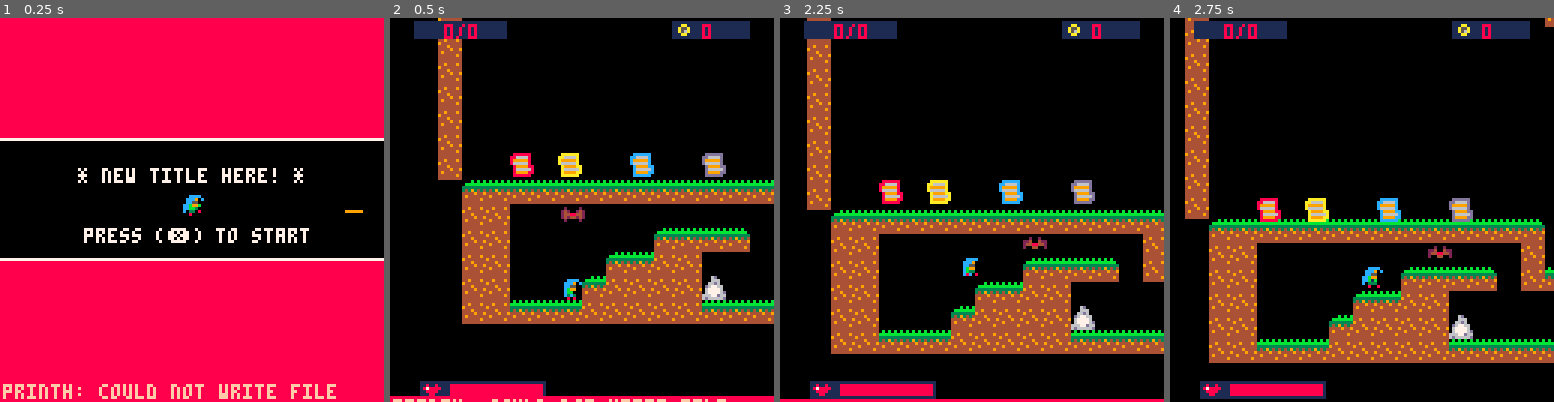
Above: before the commit, frames 1-4 (left to right).
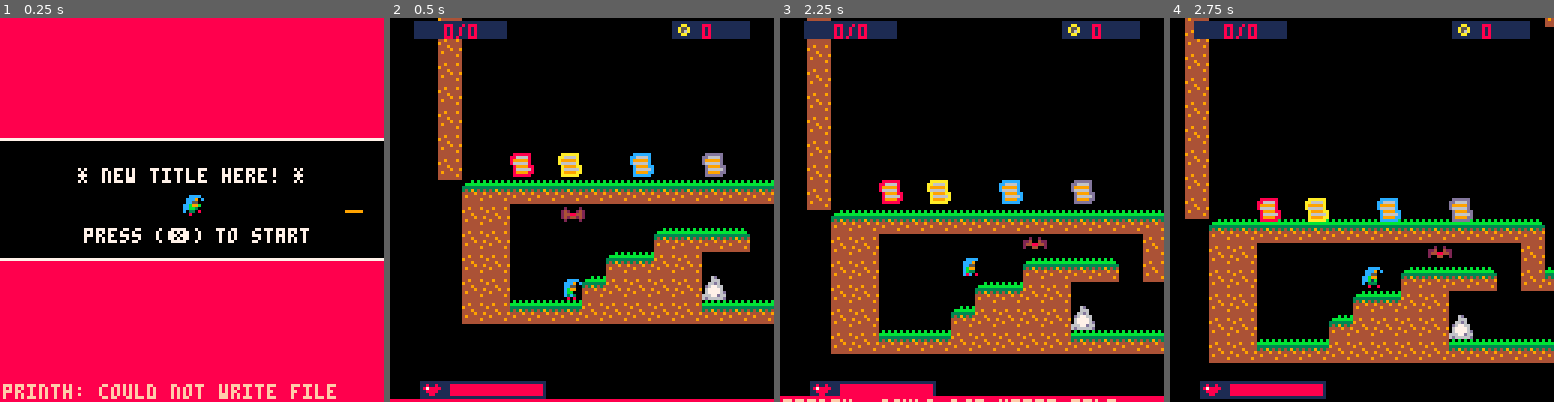
Above: after the commit, the same moments.

Repository: Mizar01/last_spellcaster
Game: PICO-8 cartridge microvania.p8
Same seed, same stepped clock (60 frames per second), same inputs: the game is played once before the commit and once after it.
Inputs:
- Up to frame 1 (0.25 s): no input
- Up to frame 2 (0.5 s): tap X (X key) at 0.33 s
- Up to frame 3 (2.25 s): tap O (Z key) at 0.7, 1.7, 2.1 s; tap X (X key) at 1.07, 1.85 s; hold Right 1.6-2.1 s; hold Up from 2.15 s (still down)
- Up to frame 4 (2.75 s): release Up at 2.42 s; hold Right from 2.47 s (still down); tap O (Z key) at 2.5 s

Frame 1 is identical in both runs. In frame 2, 1.1% of the frame differs, in the area x 0-100%, y 98-100%; in frame 3, 1.1%; in frame 4, nothing differs.

Commit message:
major string serializing refactor WIP

Diff:
--- a/game/common.lua
+++ b/game/common.lua
@@ -228,16 +228,19 @@
 end
 
 -- Used to add properties to an existing key-value table from a string in the format "key=value; or separate by new lines"
--- supports only primitive types and booleans, no nested tables, no hybrid tables (with keys or indexes)
--- other special supports:
+-- supports only primitive types and booleans and nested similar tables, no hybrid tables (with keys or indexes)
+-- PARAMS: t (the array to fill or override), s (the string to parse, in the format "key=value\nkey2=value2\n...")
+-- special supports:
 --   c_timer objects are serialized as _t1_<maxtime> for non-looping timers
 --   c_timer objects are serialized as _t2_<maxtime> for looping timers
 --   references to other keys in the same table are serialized as _k_<keyname>
 --   empty tables are serialized as {}
+--   a sub table are serialized as _tbl_{another dstar string} (NOTE: for now only one line reading is supported)
 --   *n where n is a number from 1 to 9 are replaced with the corresponding value from an indexed array_vals
 --     (this is useful to pass dynamic values for some keys)
--- t (the array to fill or override), s (the string to parse, in the format "key=value\nkey2=value2\n...")
 function dstar(t, s, arr_vals)
+    flog("--------------------------------DSTAR START--------------------------------")
+    -- if (#t == 0) then flog("**************************") end
     if (arr_vals ~= nil) then
         s = arr_eval(s, arr_vals)
     end
@@ -245,9 +248,17 @@
     s = repl_char(s,"\r",";")
     s = repl_char(s," ","")
     s = repl_char(s,"\t","")
+    local index = 1 -- used if we are creating indexed arrays
     for token in all(split(s,";")) do
         if (token != "") then
             local k, v = split(token, "=")[1], split(token, "=")[2]
+            -- flog("dstar - before: "..k.."->"..tostr(v))
+            if (v == nil) then
+                -- indexed array
+                v = k
+                k = index
+                index += 1
+            end
             if (v == "nil") then t[k] = nil
             elseif (v == "true") then t[k] = true
             elseif (v == "false") then t[k] = false
@@ -256,11 +267,17 @@
             elseif (sub(v,1,4) == "_t2_") then t[k] = c_timer.new(tonum(sub(v,5), true))
             elseif (sub(v,1,3) == "_k_") then t[k] = t[sub(v,4)]
             elseif (sub(v,1,2) == "{}") then t[k] = {}
+            elseif (sub(v,1,5) == "_tbl_") then
+                t[k] = {}
+                dstar(t[k], sub(v,6))
             else t[k] = v end
-            flog("dstar: "..k.."->"..tostr(t[k]))
-        end
-    end
-end
+            flog("dstar after: "..k.."->"..tostr(t[k]))
+        end
+    end
+    return t
+end
+
+function dstarc(s) return dstar({}, s) end
 
 function repl_char(s,c1,c2)
 	local s2 = ""
--- a/game/config.lua
+++ b/game/config.lua
@@ -52,36 +52,5 @@
     },
 }
 
-
-stage_config = {
-    build_stage_config_item("hello pris... ehm subject n.6", 13, "grass", 0),
-    build_stage_config_item("we do this for you", 6, "metal", 15),
-    build_stage_config_item("time to breath fresh air", 0, "grass", 15),
-    build_stage_config_item("portals are funny, isn't it?", 6, "grass", 20),
-    build_stage_config_item("do not fear cutie dogs", 0, "sand", 20),
-}
-
-local fn_inc_healt = function() player.max_life = flr(player.max_life * 1.10 + 0.5) end
-shop_items = {
-    -- build_shop_item(name, desc1, desc2, price, enable_after_stage, reusable, fn)
-    build_shop_item("tasty chicken", "+5 health", "", 10, 1, true, function() player:increase_life(5) end),
-    build_shop_item("pizza with salami", "+7 health", "", 20, 1, true, function() player:increase_life(7) end),
-    build_shop_item("dna mod #1", "+10% max health", "", 55, 1, false, fn_inc_healt),
-    build_shop_item("dna mod #2", "+10% max health", "", 75, 5, false, fn_inc_healt),
-    build_shop_item("dna mod #3", "+10% max health", "", 95, 8, false, fn_inc_healt),
-    build_shop_item("dna mod #3", "+10% max health", "", 115, 10, false, fn_inc_healt),
-    build_shop_item("haste", "+25% speed", "", 60, 3, false, function() player.max_speed *= 1.25 end),
-    build_shop_item("super haste", "+25% speed", "", 120, 7, false, function() player.max_speed *= 1.25 end),
-    build_shop_item("greed chip #1", "+1 coin*every gem taken", "i can understand*your needs", 100, 3, false, function() player.coin_inc += 1 end),
-    build_shop_item("greed chip #2", "+2 coin*every gem taken", "maybe you can buy*a house someday", 150, 7, false, function() player.coin_inc += 1 end),
-    build_shop_item("stinky socks", "dogs are reluctant*to hunt you", "slows down dogs*hunting you", 110, 5, false, function() player.stinky_socks = true end),
-    -- build_shop_item("interests", "+20% coins after*every stage end", "", 50, 1, false, function()
-    --     add(player.permanent_upgrades.after_stage, function()
-    --         local inc = flr(player.coins * 0.02)
-    --         player.coins += inc
-    --     end)
-    -- end),
-}
-
 -- 1 max dead per stage
 dead_messages = {}
--- a/game/enemies.lua
+++ b/game/enemies.lua
@@ -87,12 +87,12 @@
 c_bat = {
     new = function(x, y, horizontal, parent_mgr)
         local l = c_enemy.new("bat", x, y, 0.3, parent_mgr)
-        l.spr = {
-			idle = {sprites = { 128, 129 }, fps = 4, loop = true },
-			flip_x = false,
-			flip_y = false,
-			frame = 0,
-		}
+        l.spr.idle = {sprites = { 128, 129 }, fps = 4, loop = true }
+        dstar(l.spr, [[
+			flip_x = false
+			flip_y = false
+			frame = 0
+		]])
         dstar(l.hitbox, "x = 2; y = 2; x2 = 5; y2 = 5")
         dstar(l, [[
             horizontal = *1
@@ -111,17 +111,26 @@
 }
 clsinh(c_bat, c_enemy)
 
+flog("just before c_walk_en")
 c_walk_en = {
-    new = function(x, y, spidle, sprun, parent_mgr)
-        local l = c_enemy.new("dog", x, y, 1.5, parent_mgr)
-        l.spr = {
-            idle = { sprites = spidle, fps = 2,  loop = true },
-            run = { sprites = sprun, fps = 4, loop = true },
-            flip_x = false,
-            flip_y = false,
-            frame = 0,
-        }
-        l.speed = player.stinky_socks and 0.2 or 0.4
+    idlespmap = dstarc([[
+        dog = _tab_144;145
+        spider = _tab_160;161
+    ]]),
+    runspmap = dstarc([[
+        dog = _tab_146;147
+        spider = _tab_162;163
+    ]]),
+    new = function(x, y, name)
+        local l = c_enemy.new(name, x, y, 1.5, game.mgr.enemy_mgr)
+        l.spr.idle = { sprites = c_walk_en.idlespmap[name], fps = 2,  loop = true }
+        l.spr.run = { sprites = c_walk_en.runspmap[name], fps = 4, loop = true }
+        dstar(l.spr, [[
+            flip_x = false
+            flip_y = false
+            frame = 0
+            speed = 0.4
+        ]])
         dstar(l.hitbox, "x = 0; y = 3; x2 = 7; y2 = 7")
         dstar(l.hitbox_orig, "x = 0; y = 3; x2 = 7; y2 = 7") -- immutable
         l.basex = x
@@ -165,22 +174,7 @@
     end,
 }
 clsinh(c_walk_en, c_enemy)
-
-c_dog = {
-    new = function(x, y, parent_mgr)
-        local l = c_walk_en.new(x, y, {144,145}, {146,147}, parent_mgr)
-        return sm(l, c_dog)
-    end,
-}
-clsinh(c_dog, c_walk_en)
-
-c_spider = {
-    new = function(x, y, parent_mgr)
-        local l = c_walk_en.new(x, y, {160,161}, {162,163}, parent_mgr)
-        return sm(l, c_spider)
-    end,
-}
-clsinh(c_spider, c_walk_en)
+flog("just after c_walk_en")
 
 c_vine = {
     new = function(x, y, parent_mgr)
--- a/game/main.lua
+++ b/game/main.lua
@@ -1,7 +1,17 @@
+-- other dinamic game config before start
+stage_config = {
+    build_stage_config_item("hello pris... ehm subject n.6", 13, "grass", 0),
+}
+
+shop_items = {
+    -- build_shop_item(name, desc1, desc2, price, enable_after_stage, reusable, fn)
+    build_shop_item("tasty chicken", "+5 health", "", 10, 1, true, function() player:increase_life(5) end),
+}
+
+
 function _init()
     flog("\n\n\n\n----------- Game started "..datetime_str().." -----------")
     game = c_game.new()
-    --game:restart()
 end
 
 function _update60()
--- a/game/player.lua
+++ b/game/player.lua
@@ -11,7 +11,6 @@
 			time_start = 0,
 			effect = "none"
 		}
-
 		dstar(p.hitbox, "x = 2; y = 3; x2 = 5; y2 = 7")
 
 		p.avail_elements = { false, false, false, false }
@@ -29,7 +28,7 @@
 			speed_y_decay=0.95
 			speedy=0
 			max_speedy=2
-			phase="idle"
+			phase=idle
 			max_speed=1
 			speed=0
 			init_speed=0.1
--- a/game/utils.lua
+++ b/game/utils.lua
@@ -211,9 +211,9 @@
             elseif (t == "7") then -- teleport pair 2
 			elseif (t == "8") then -- dead
             elseif (t == "e") then -- dog
-				c_dog.new(px, py, emgr)
+				c_walk_en.new(px, py, "dog")
             elseif (t == "s") then -- spider
-                c_spider.new(px, py, emgr)
+                c_walk_en.new(px, py, "spider")
             elseif (t == "v") then
                 c_vine.new(px, py, emgr)
             elseif (t == "A" or t == "B" or t == "C" or t == "D") then -- element scrolls
--- a/microvania.p8
+++ b/microvania.p8
@@ -1,6 +1,7 @@
 pico-8 cartridge // http://www.pico-8.com
 version 43
 __lua__
+#include game/config.lua
 #include game/common.lua
 #include game/shop.lua
 #include game/compressed_maps.lua
@@ -11,7 +12,6 @@
 #include game/misc.lua
 #include game/hud.lua
 #include game/player_msg_mgr.lua
-#include game/config.lua
 #include game/main.lua
 
 __gfx__
Not shown, changed: TODO.txt
